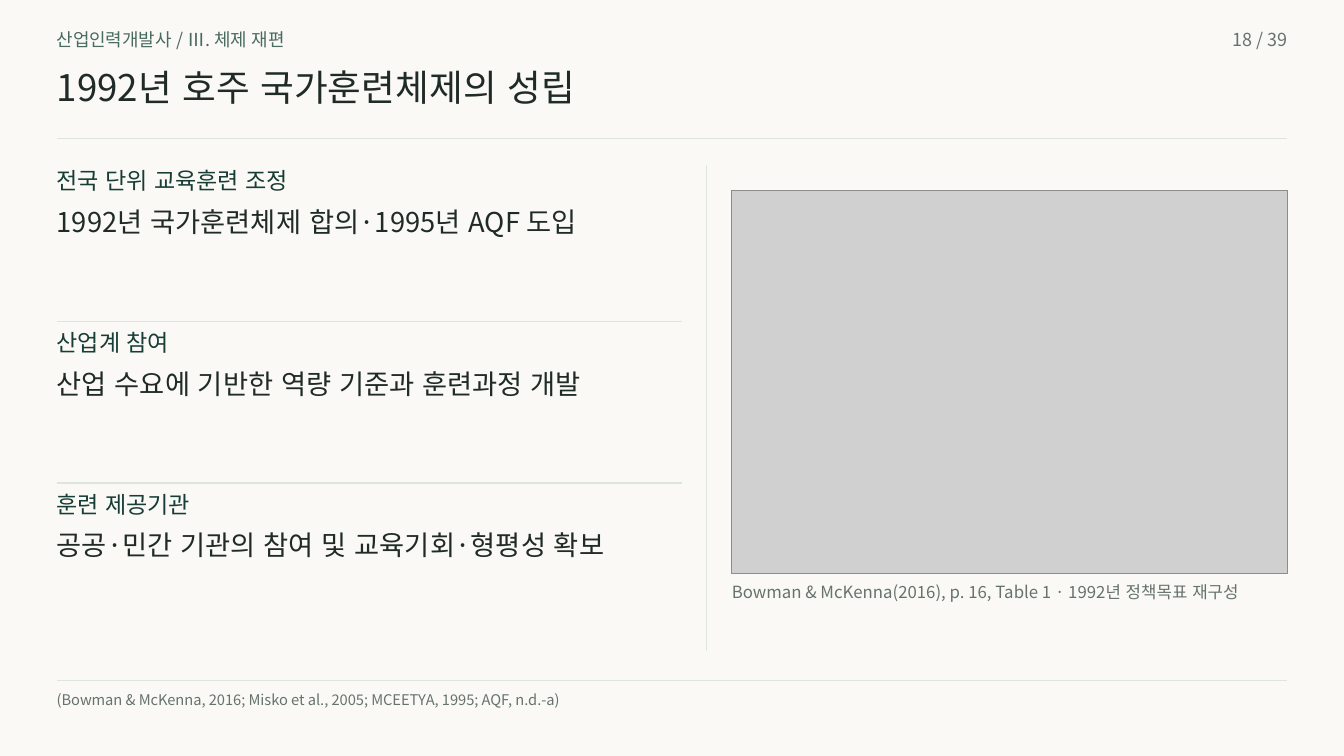
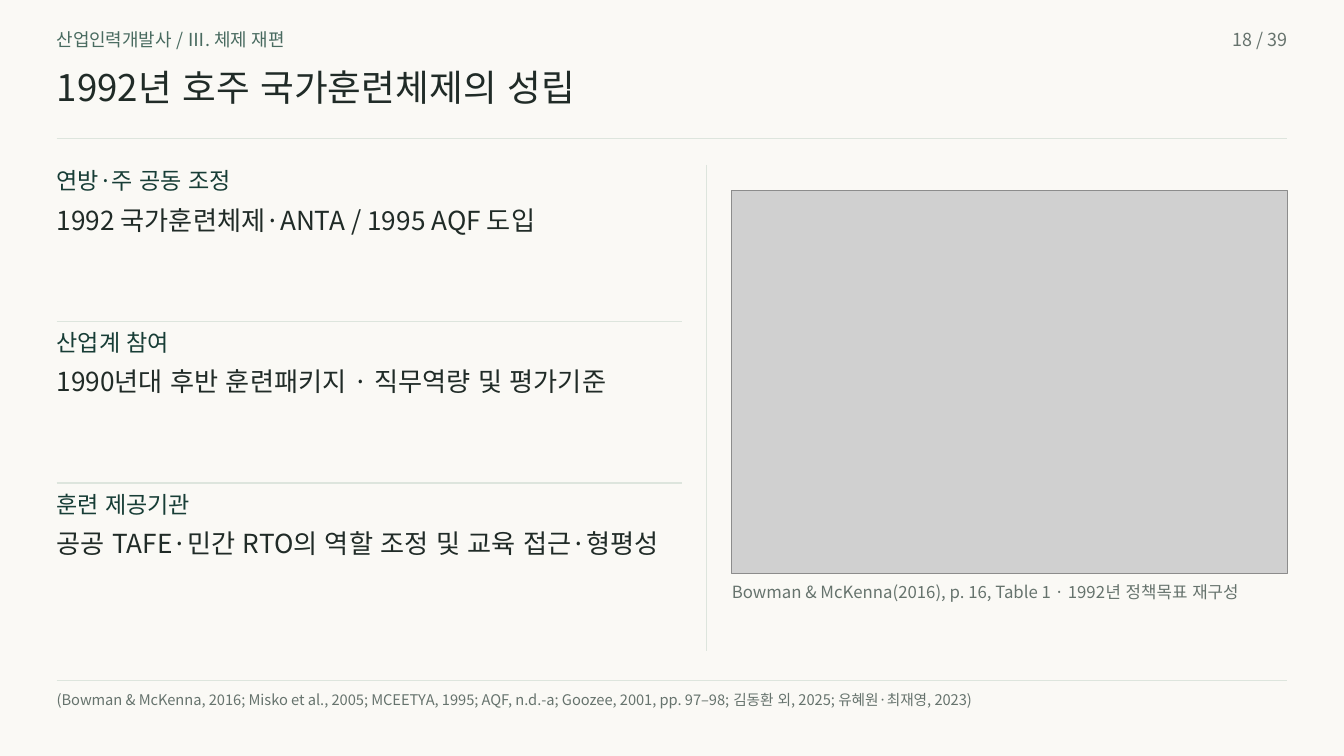
Before and after one commit to 01Chungee10/vet-history-rehearsal, a slide deck: slide 18 of au-cn-2026/presentation.pptx. Drawn at 1344x756 pixels with LibreOffice and Linux fonts; fonts in the diff are those of the drawing; grey boxes stand for pictures. Boxes give left, top, right and bottom in pixels: in the first picture for what was removed or moved away, otherwise in the second. Text is boxed around its words. In the diff, an @@ line names an element or a change of style, - is before the commit and + after.

```diff
--- a/au-cn-2026/presentation.pptx
+++ b/au-cn-2026/presentation.pptx
@@ text at [57, 170, 230, 191]: text changed @@
-전국 단위 교육훈련 조정
+연방·주 공동 조정
@@ text at [57, 208, 535, 235]: text changed; size 19.5 to 18.8 pt @@
-1992년 국가훈련체제 합의·1995년 AQF 도입
+1992 국가훈련체제·ANTA / 1995 AQF 도입
@@ text at [57, 369, 606, 393]: text changed; size 19.5 to 18.8 pt @@
-산업 수요에 기반한 역량 기준과 훈련과정 개발
+1990년대 후반 훈련패키지 · 직무역량 및 평가기준
@@ text at [57, 531, 658, 555]: text changed; size 19.5 to 18.8 pt @@
-공공·민간 기관의 참여 및 교육기회·형평성 확보
+공공 TAFE·민간 RTO의 역할 조정 및 교육 접근·형평성
@@ text at [57, 693, 972, 709]: text changed @@
-(Bowman & McKenna, 2016; Misko et al., 2005; MCEETYA, 1995; AQF, n.d.-a)
+(Bowman & McKenna, 2016; Misko et al., 2005; MCEETYA, 1995; AQF, n.d.-a; Goozee, 2001, pp. 97–98; 김동환 외, 2025; 유혜원·최재영, 2023)
```
Also in this commit, not shown: 20 other slides changed, 28 other files.
